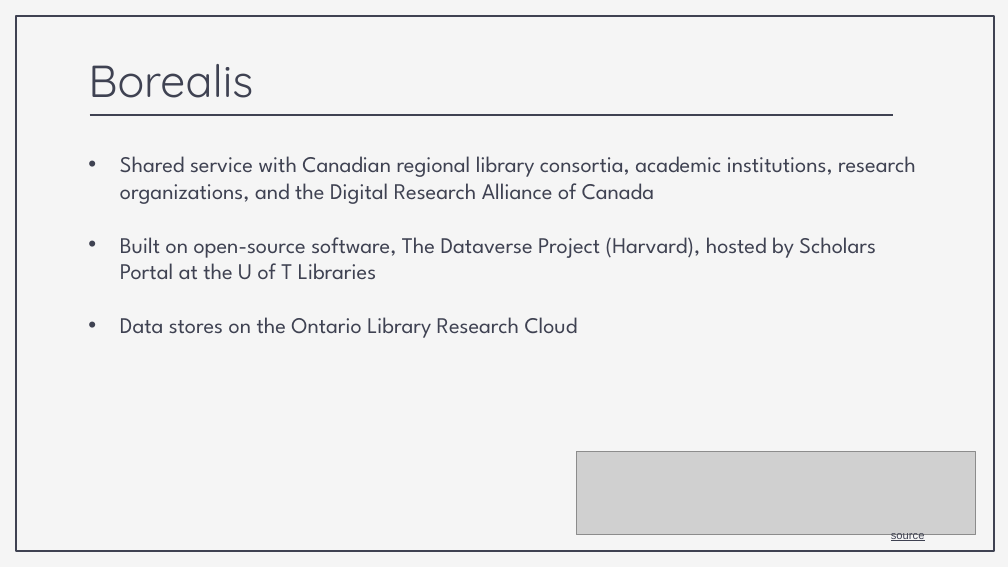
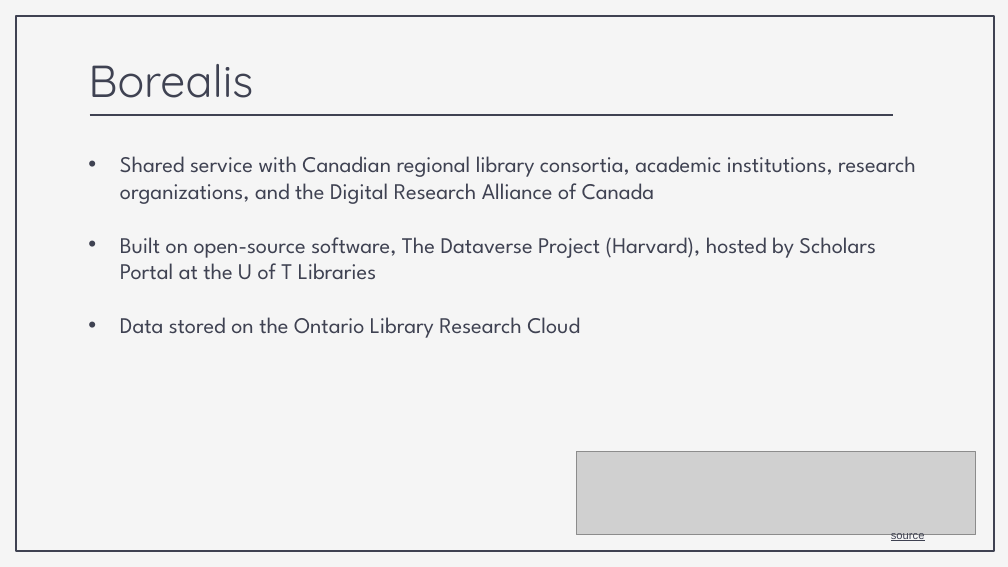
Before and after one commit to nickrochlin/rdm-jumpstart2, a slide deck: slide 24 of docs/files/Block6-1_Sharing-Deposit.pptx (slide 25 before the commit). Drawn at 1008x567 pixels with LibreOffice and Linux fonts; fonts in the diff are those of the drawing; grey boxes stand for pictures. Boxes give left, top, right and bottom in pixels: in the first picture for what was removed or moved away, otherwise in the second. Text is boxed around its words. In the diff, an @@ line names an element or a change of style, - is before the commit and + after.

```diff
--- a/docs/files/Block6-1_Sharing-Deposit.pptx
+++ b/docs/files/Block6-1_Sharing-Deposit.pptx
@@ subtitle at bbox=[120, 317, 580, 338]: text changed @@
-• Data stores on the Ontario Library Research Cloud
+• Data stored on the Ontario Library Research Cloud
```
Also in this commit, not shown: 1 other slide changed, 1 slide added, 2 slides removed, 24 other files.
